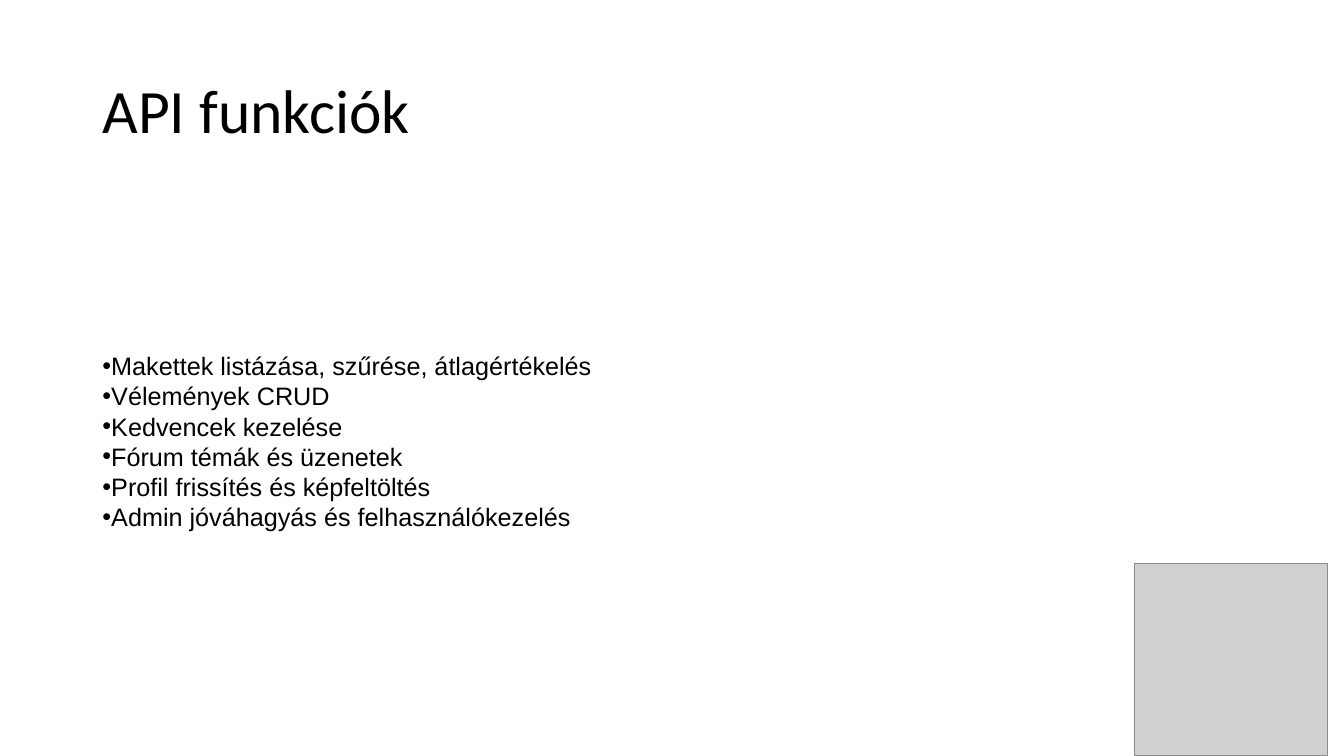
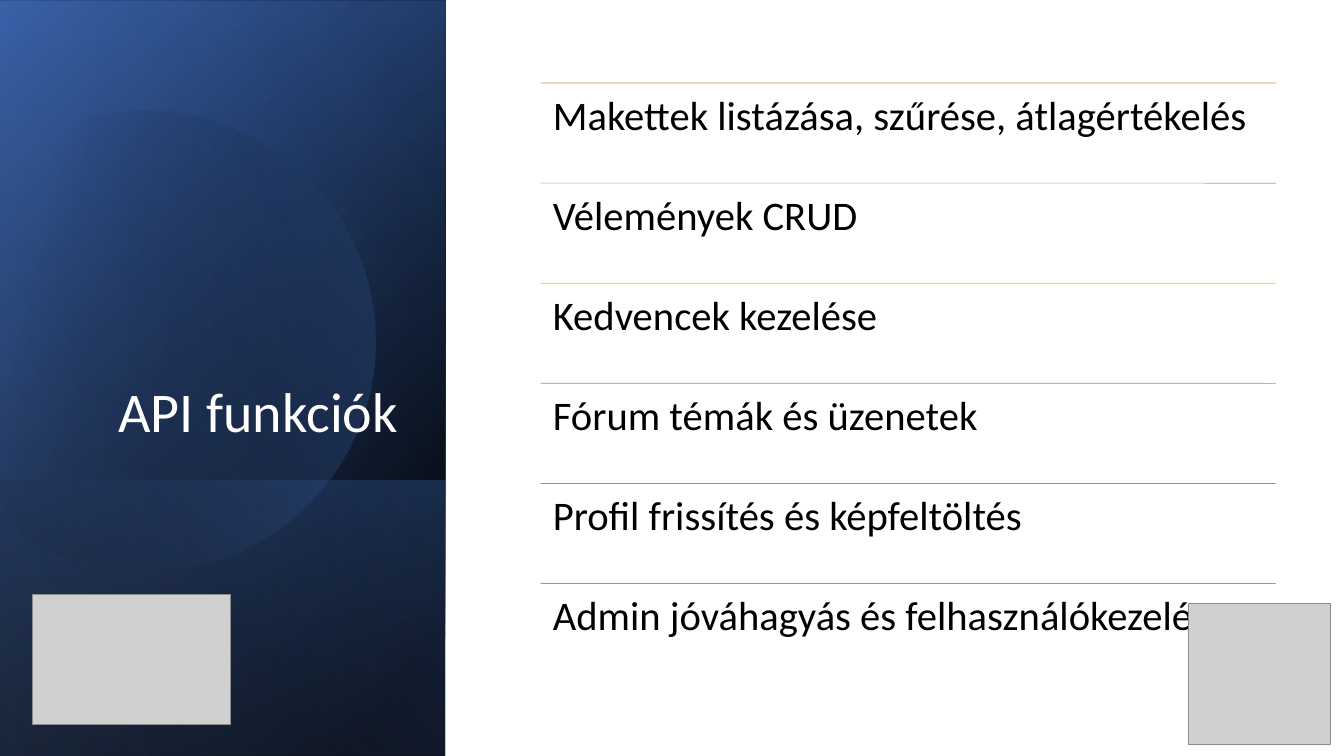
Before and after one commit to ClausPatrik/Makettoldal, a slide deck: slide 11 of MakettMester.pptx. Drawn at 1344x756 pixels with LibreOffice and Linux fonts; fonts in the diff are those of the drawing; grey boxes stand for pictures. Boxes give left, top, right and bottom in pixels: in the first picture for what was removed or moved away, otherwise in the second. Text is boxed around its words. In the diff, an @@ line names an element or a change of style, - is before the commit and + after.

Commit message:
ppt

```diff
--- a/MakettMester.pptx
+++ b/MakettMester.pptx
@@ rectangle added at (0,0,446,756), fill gradient #000000 to #2F5597 @@
@@ rectangle added at (0,1,446,756), fill gradient #000000 to #4472C4 @@
@@ rectangle added at (0,0,446,756), fill gradient #000000 to #8FAADC @@
@@ freeform shape added at (0,56,431,618), fill gradient #000000 to #4472C4 @@
@@ title "API funkciók": place and size @@
-title "API funkciók" at (102,90,410,134)
+title "API funkciók" at (119,393,397,433)
@@ title "API funkciók" at (119,393,397,433): size 44 to 40 pt, text colour #000000 to #FFFFFF; alignment left to right; vertical alignment middle to bottom @@
@@ text removed at (102,356,591,532) @@
-• Makettek listázása, szűrése, átlagértékelés
-• Vélemények CRUD
-• Kedvencek kezelése
-• Fórum témák és üzenetek
-• Profil frissítés és képfeltöltés
-• Admin jóváhagyás és felhasználókezelés
@@ rectangle added at (0,480,446,756), fill gradient #4472C4 to #000000 @@
@@ picture added at (32,595,231,725) @@
@@ group added at (540,83,1276,641): 6 lines, 6 texts @@
+Makettek listázása, szűrése, átlagértékelés
+Vélemények CRUD
+Kedvencek kezelése
+Fórum témák és üzenetek
+Profil frissítés és képfeltöltés
+Admin jóváhagyás és felhasználókezelés
@@ picture: place and size @@
-picture at (1134,564,1327,756)
+picture at (1190,604,1331,745)
```
Also in this commit, not shown: 17 other slides changed.
